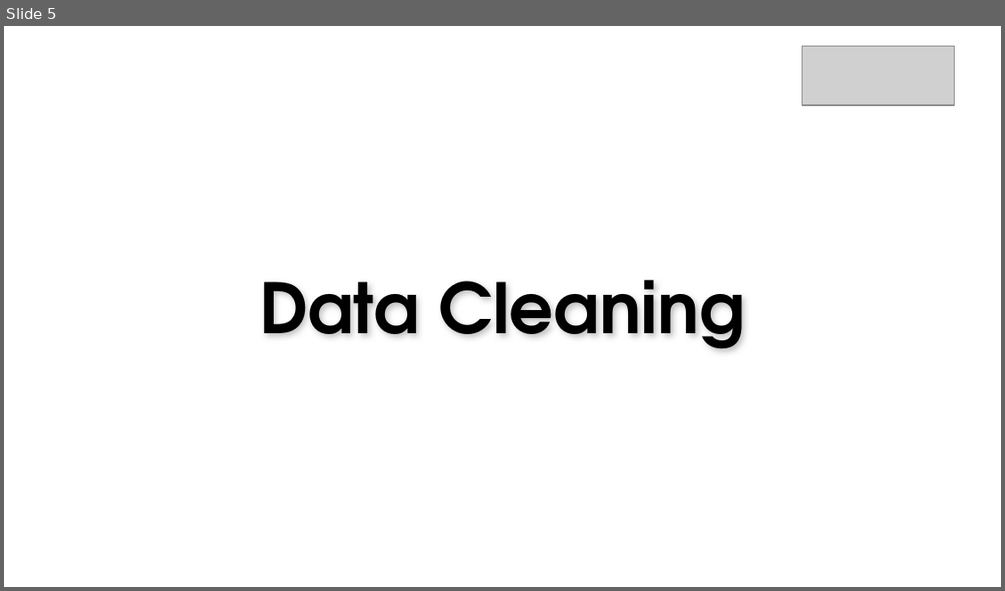
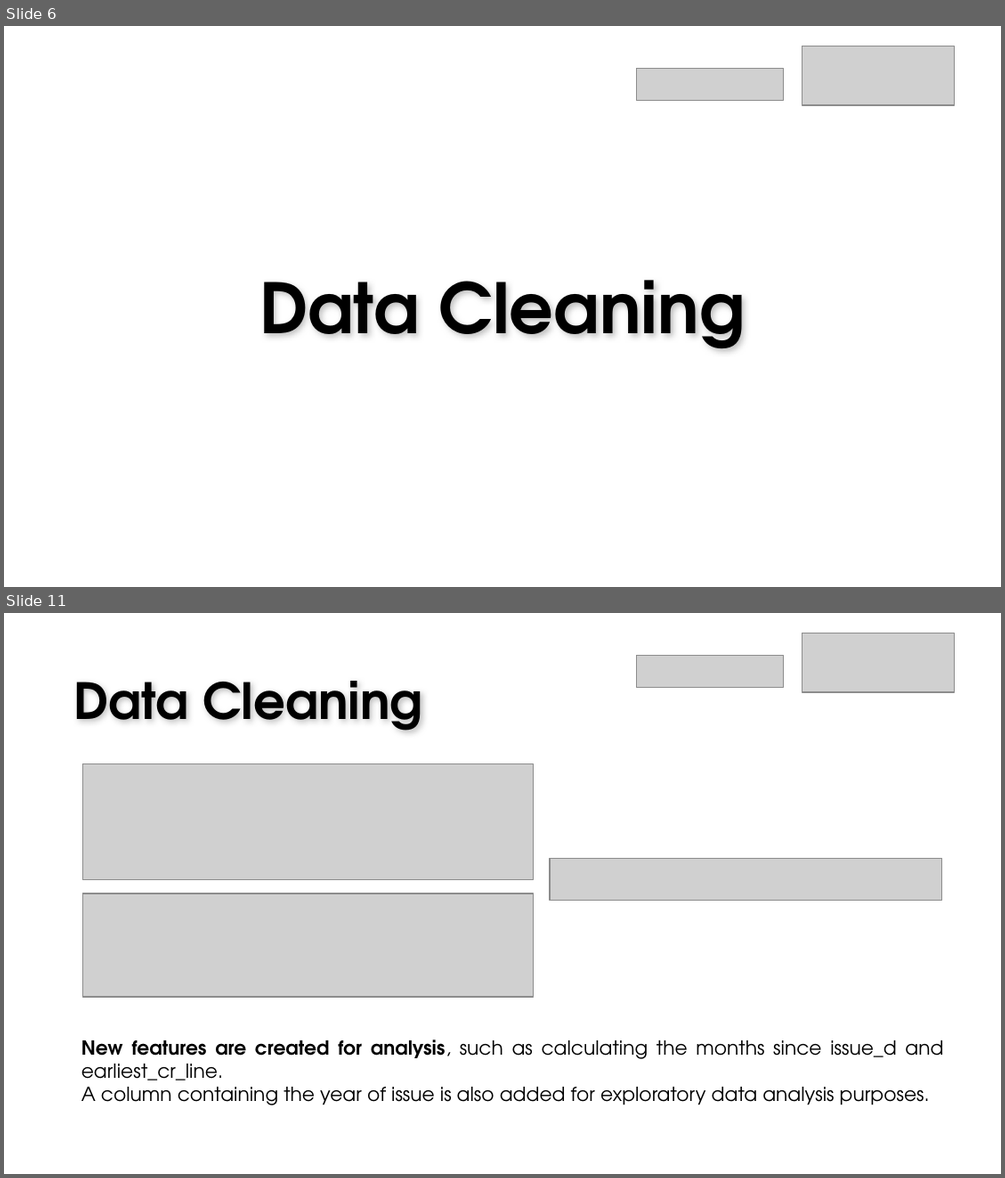
Before and after one commit to gisellehalim/idx-ds-vix-rakamin, a slide deck: PPT IDX Partners x Rakamin Academy.pptx. Shown one above the other, each under a label of ours: slide 5 before the commit, slides 6 and 11 after it; the slides between them are not shown. The pictures are 1005x591 and 1005x1178 pixels, drawn with LibreOffice and Linux fonts; fonts in the diff are those of the drawing; grey boxes stand for pictures; background and template pictures are left out. Boxes give left, top, right and bottom in pixels: in the first picture for what was removed or moved away, otherwise in the second. Text is boxed around its words. In the diff, an @@ line names an element or a change of style, - is before the commit and + after.

```diff
--- a/PPT IDX Partners x Rakamin Academy.pptx
+++ b/PPT IDX Partners x Rakamin Academy.pptx
@@ slide 11 added at (4, 613, 1001, 1174), background picture (left out) @@
@@ picture added at (801, 633, 954, 691) @@
@@ picture added at (637, 655, 784, 687) @@
@@ text added at (73, 681, 423, 730), 36 pt, text #000000, bold @@
+Data Cleaning
@@ picture added at (82, 763, 534, 879) @@
@@ picture added at (550, 859, 941, 900) @@
@@ picture added at (82, 893, 534, 997) @@
@@ text added at (81, 1039, 943, 1105), 14 pt, text #000000 @@
+New features are created for analysis, such as calculating the months since issue_d and earliest_cr_line.
+A column containing the year of issue is also added for exploratory data analysis purposes.
@@ what was slide 5 is now slide 6 @@
@@ slide 6 changed as well @@
@@ picture added at (637, 68, 784, 100) @@
```
Also in this commit, not shown: 10 other slides changed, 29 other slides added, 12 slides removed, 3 other files.
